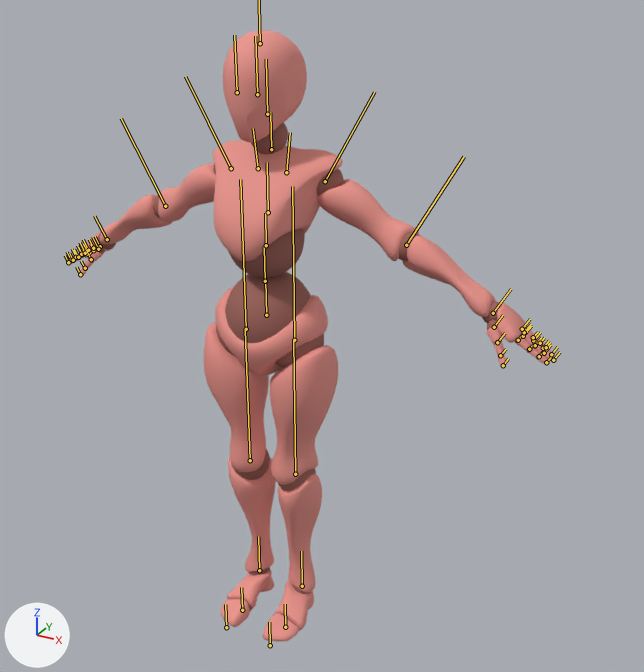
The FBX model Assets/09.Model/Tpose/T-Pose.fbx, before and after one commit.
Before and after are seen from a 50 mm lens placed at (1.27, -1.998, 2.007), pointed at (0.123, 0.087, 0.965). The axes (+X, +Y, +Z) are drawn at lower left. The lights are the same throughout. Both versions are drawn at frame 1 of the action 'mixamo.com'; the numbers are the values there. The bones that bend it are drawn over the model as lines.

Names of what the first picture shows: 'Beta_Joints', 'Beta_Surface'.
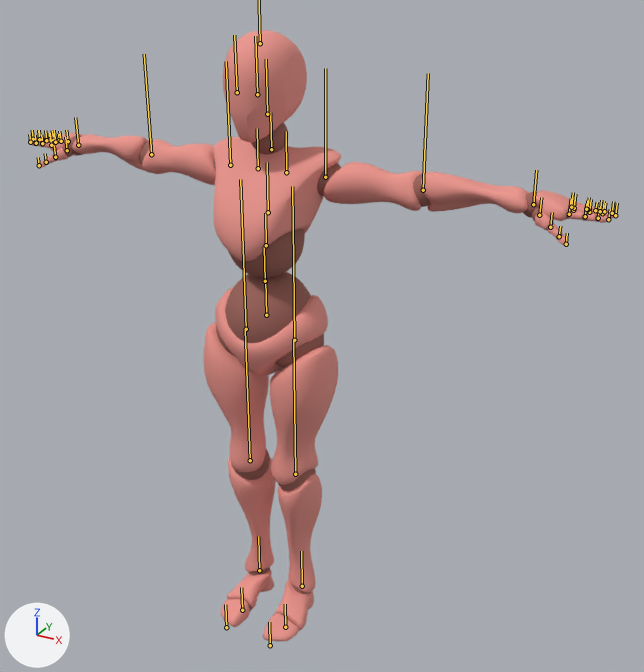
Boxes [x1, y1, x2, y2] around the edits, measured in the pictures (644 x 672 px):
'Beta_Surface', posed (20% wider)
    before: [67, 30, 554, 641]
    after: [29, 30, 615, 641]
'Beta_Joints', posed (20% wider)
    before: [71, 122, 547, 619]
    after: [34, 122, 604, 619]
bone 'mixamorig:LeftShoulder', root to tip
    before: (286, 172) to (290, 132)
    after: (286, 172) to (286, 131)
bone 'mixamorig:LeftArm', root to tip
    before: (325, 181) to (374, 92)
    after: (325, 177) to (325, 68)
bone 'mixamorig:RightShoulder', root to tip
    before: (258, 168) to (253, 128)
    after: (258, 168) to (257, 128)
bone 'mixamorig:RightArm', root to tip
    before: (231, 168) to (185, 76)
    after: (230, 165) to (226, 61)

The edits, one by one:
Bone 'mixamorig:LeftShoulder' (bone_mixamorig_leftshoulder) turns from (0, 0, -6) to (0, 0, 0) degrees about its own x, y and z.
Bone 'mixamorig:LeftArm' (bone_mixamorig_leftarm) turns from (0, 0, -24) to (0, 0, 0) degrees about its own x, y and z.
Bone 'mixamorig:RightShoulder' (bone_mixamorig_rightshoulder) turns from (0, 0, 6) to (0, 0, 0) degrees about its own x, y and z.
Bone 'mixamorig:RightArm' (bone_mixamorig_rightarm) turns from (0, 0, 24) to (0, 0, 0) degrees about its own x, y and z.
